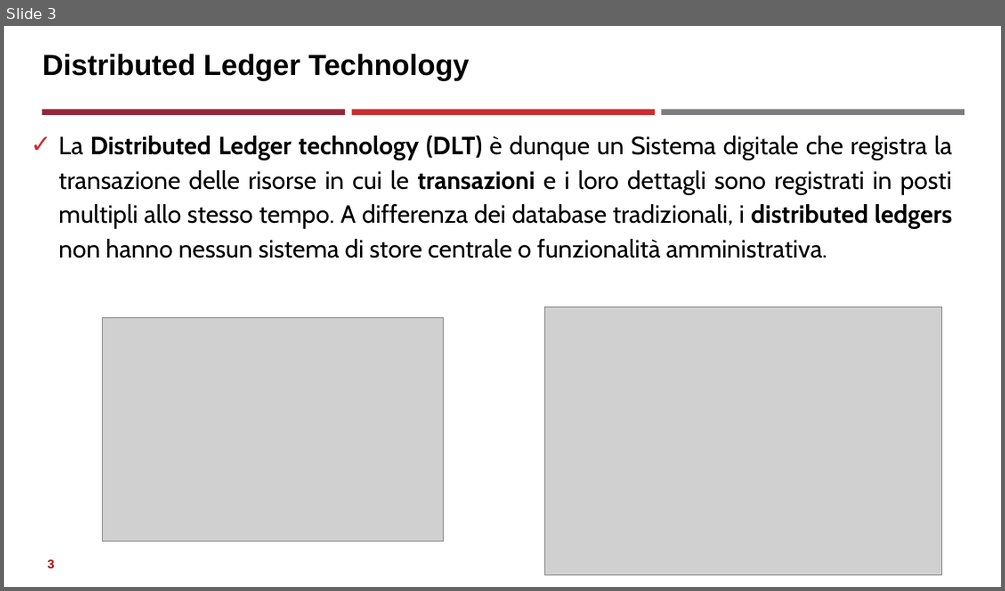
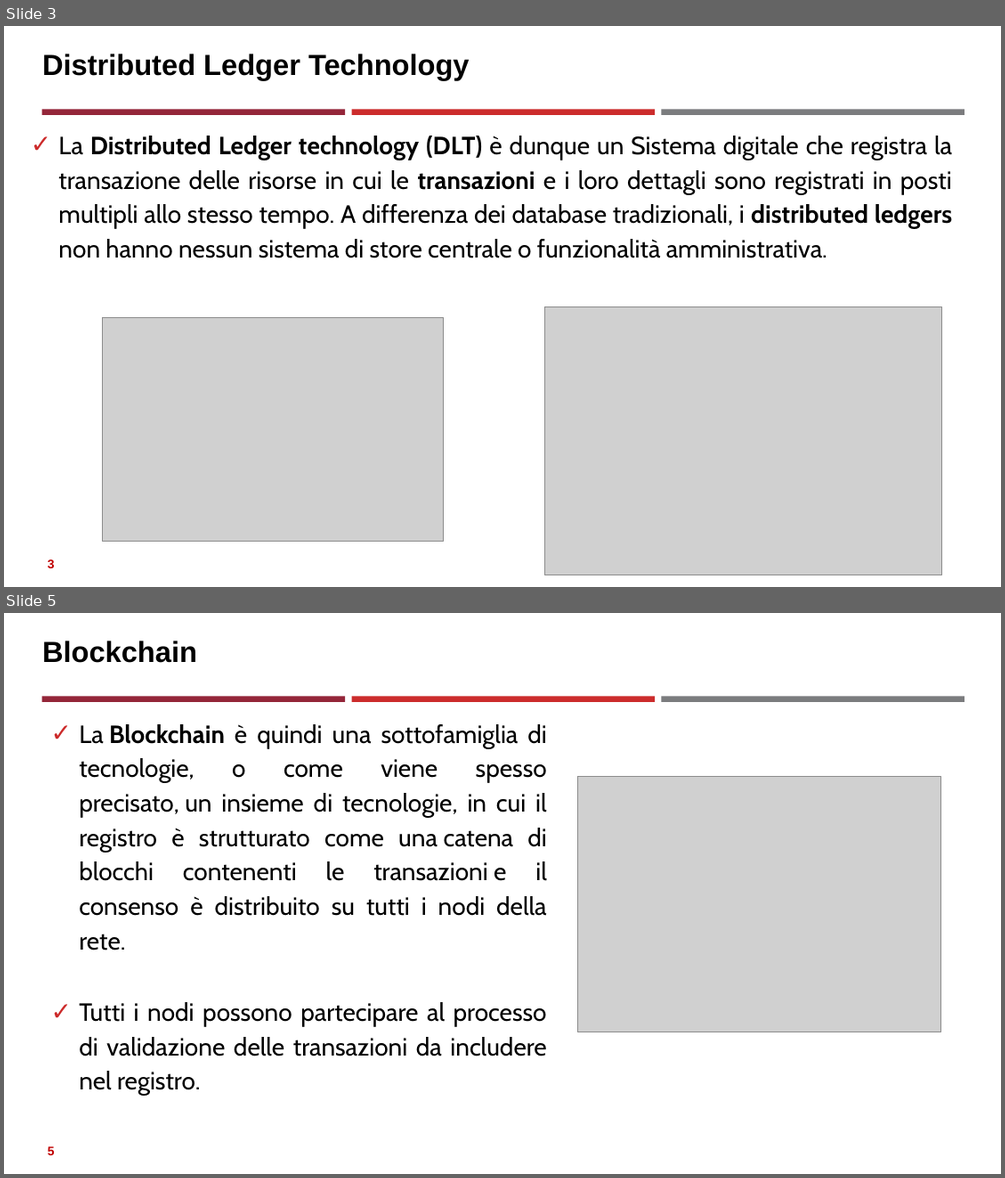
Before and after one commit to neural1977/data_science_interview_material, a slide deck: Assicurazioni/Distributed Ledger Technology_ita.pptx. Shown one above the other, each under a label of ours: slide 3 before the commit, slides 3 and 5 after it; the slides between them are not shown. The pictures are 1005x591 and 1005x1178 pixels, drawn with LibreOffice and Linux fonts; fonts in the diff are those of the drawing; grey boxes stand for pictures. Boxes give left, top, right and bottom in pixels: in the first picture for what was removed or moved away, otherwise in the second. Text is boxed around its words. In the diff, an @@ line names an element or a change of style, - is before the commit and + after.

```diff
--- a/Assicurazioni/Distributed Ledger Technology_ita.pptx
+++ b/Assicurazioni/Distributed Ledger Technology_ita.pptx
@@ slide 5 added at (4,613,1001,1174), background #FFFFFF; not listed: 3 template elements that a slide beside it also shows @@
@@ title added at (42,641,197,663), 28 pt, text #000000, bold @@
+Blockchain
@@ text added at (79,724,547,1056), 24 pt, text #000000 @@
+✓ La Blockchain è quindi una sottofamiglia di tecnologie, o come viene spesso precisato, un insieme di tecnologie, in cui il registro è strutturato come una catena di blocchi contenenti le transazioni e il consenso è distribuito su tutti i nodi della rete.
+✓ Tutti i nodi possono partecipare al processo di validazione delle transazioni da includere nel registro.
@@ picture added at (577,777,941,1032) @@
@@ page number added at (48,1146,55,1155), 12 pt, text #C00000, bold @@
+5
```
Also in this commit, not shown: 2 other slides added, 1 slide removed, 6 other files.
